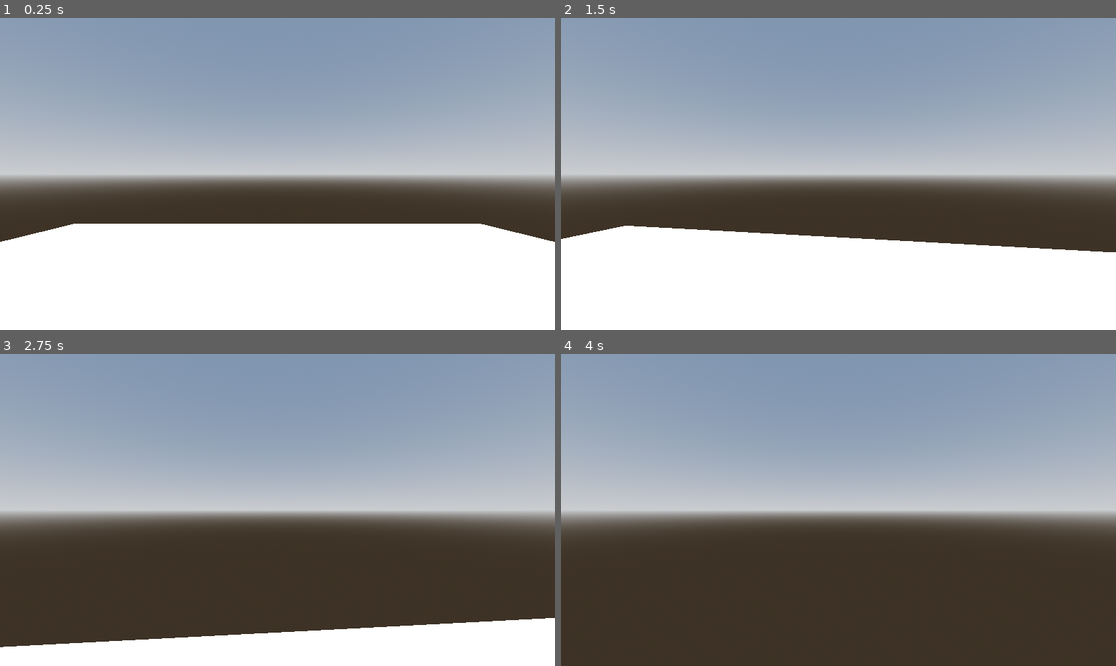
Above: before the commit, frames 1-4 (two rows, left to right).
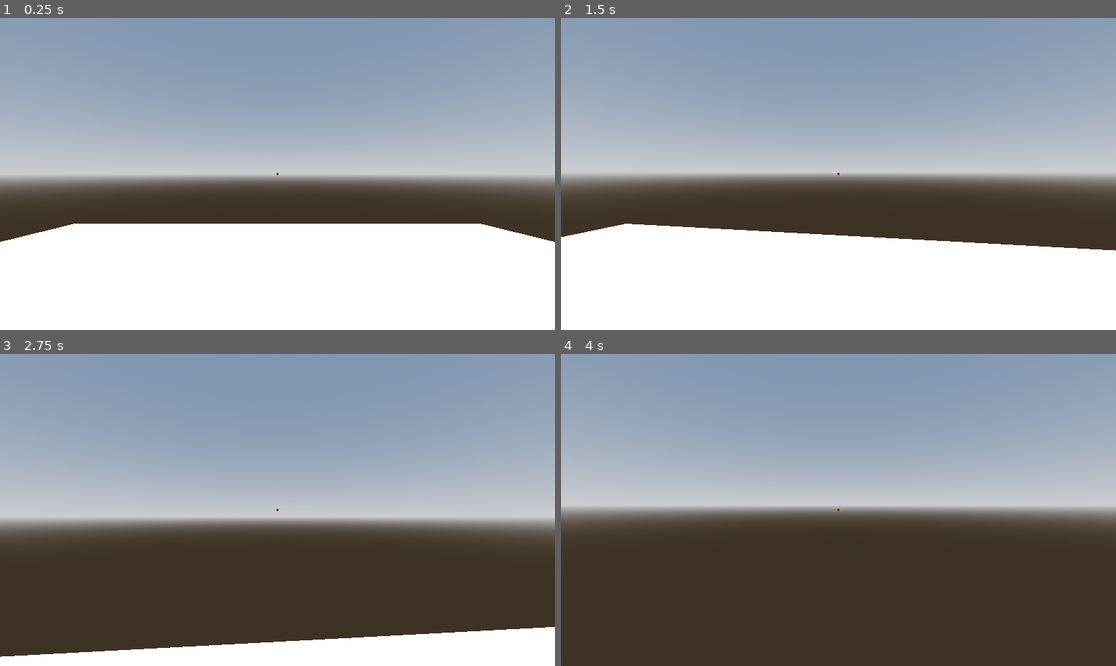
Above: after the commit, the same moments.

Repository: coolberry505/3d-shooter
Game: Godot game, scene res://world.tscn
The game is run twice, just before and just after one commit, with the same random seed, the same clock (stepped at 60 frames per second) and the same inputs.
Inputs (mouse positions are in pixels of both pictures, inside the frame that each line leads up to):
- Up to frame 1 (0.25 s): no input
- Up to frame 2 (1.5 s): tap Enter (ui_accept) at 0.5, 0.77 s; move the mouse to (866, 174) at 0.52 s; hold W (ui_up) from 0.53 s (still down); move the mouse to (810, 174) at 1.27 s
- Up to frame 3 (2.75 s): keep holding W (ui_up); tap Enter (ui_accept) at 1.52 s; move the mouse to (288, 503) at 2.02 s
- Up to frame 4 (4 s): keep holding W (ui_up); move the mouse to (832, 516) at 2.77 s; tap Enter (ui_accept) at 3.02, 3.5, 3.77 s; move the mouse to (877, 513) at 3.52 s

The runs differ from the first frame. In frame 1, less than 0.1% of the frame differs, in the area x 49-51%, y 49-51%; in frame 2, 1.2%; in frame 3, 8.5%, in the area x 0-100%, y 49-98%; in frame 4, 4.4%.
Error before the commit: Attempt to call function 'rotate_x' in base 'null instance' on a null instance. (res://player.gd:22)

Commit message:
Add files via upload

Diff:
--- a/player.gd
+++ b/player.gd
@@ -1,6 +1,5 @@
 extends CharacterBody3D
 
-# 1. Variables at the top
 const SPEED = 5.0
 const JUMP_VELOCITY = 4.5
 const SENSITIVITY = 0.003
@@ -8,33 +7,43 @@
 # Get the gravity from the project settings
 var gravity = ProjectSettings.get_setting("physics/3d/default_gravity")
 
-# 2. This runs when the game starts
 func _ready():
 	Input.set_mouse_mode(Input.MOUSE_MODE_CAPTURED)
 
-# 3. This handles mouse movement and ESC key
 func _unhandled_input(event):
 	if event is InputEventMouseMotion and Input.get_mouse_mode() == Input.MOUSE_MODE_CAPTURED:
 		# 1. Rotate the whole Player body LEFT/RIGHT
 		rotate_y(-event.relative.x * SENSITIVITY)
 
-		# 2. Rotate the HEAD node UP/DOWN (which carries the camera with it)
+		# 2. Rotate the HEAD node UP/DOWN (The Camera follows the Head)
+		# NOTE: We use $Head here because that is the name of your node
 		$Head.rotate_x(-event.relative.y * SENSITIVITY)
 
-		# 3. Clamp the HEAD rotation so you don't flip over
+		# 3. Clamp the HEAD rotation so you don't flip upside down
 		$Head.rotation.x = clamp($Head.rotation.x, deg_to_rad(-80), deg_to_rad(80))
-# 4. This handles physics (walking/gravity)
+
+	if event.is_action_pressed("ui_cancel"):
+		Input.set_mouse_mode(Input.MOUSE_MODE_VISIBLE)
+
+	if event is InputEventMouseButton and event.pressed:
+		Input.set_mouse_mode(Input.MOUSE_MODE_CAPTURED)
+
 func _physics_process(delta):
-	# Add the gravity
 	if not is_on_floor():
 		velocity.y -= gravity * delta
 
-	# Handle Jump
 	if Input.is_action_just_pressed("ui_accept") and is_on_floor():
 		velocity.y = JUMP_VELOCITY
 
-	# Get movement input (WASD / Arrows)
-	var input_dir = Input.get_vector("ui_left", "ui_right", "ui_up", "ui_down")
+	# Using Physical Keys for WASD
+	var input_dir = Vector2.ZERO
+	if Input.is_physical_key_pressed(KEY_W): input_dir.y -= 1
+	if Input.is_physical_key_pressed(KEY_S): input_dir.y += 1
+	if Input.is_physical_key_pressed(KEY_A): input_dir.x -= 1
+	if Input.is_physical_key_pressed(KEY_D): input_dir.x += 1
+
+	input_dir = input_dir.normalized()
+
 	var direction = (transform.basis * Vector3(input_dir.x, 0, input_dir.y)).normalized()
 
 	if direction:
--- a/world.tscn
+++ b/world.tscn
@@ -30,14 +30,34 @@
 use_collision = true
 size = Vector3(30, 1, 30)
 
-[node name="player" type="CharacterBody3D" parent="." unique_id=683628240]
+[node name="Player" type="CharacterBody3D" parent="." unique_id=683628240]
 transform = Transform3D(1, 0, 0, 0, 1, 0, 0, 0, 1, 0, 3, 0)
 script = ExtResource("1_f3sb7")
 
-[node name="CollisionShape3D" type="CollisionShape3D" parent="player" unique_id=699129662]
+[node name="CollisionShape3D" type="CollisionShape3D" parent="Player" unique_id=699129662]
 shape = SubResource("CapsuleShape3D_fj7yv")
 
-[node name="head" type="Node3D" parent="player" unique_id=578008225]
+[node name="Head" type="Node3D" parent="Player" unique_id=578008225]
 transform = Transform3D(1, 0, 0, 0, 1, 0, 0, 0, 1, 0, 1.5, 0)
 
-[node name="Camera3D" type="Camera3D" parent="player/head" unique_id=816020643]
+[node name="Camera3D" type="Camera3D" parent="Player/Head" unique_id=816020643]
+
+[node name="CanvasLayer" type="CanvasLayer" parent="Player" unique_id=504292071]
+
+[node name="CenterContainer" type="CenterContainer" parent="Player/CanvasLayer" unique_id=1615087241]
+anchors_preset = 8
+anchor_left = 0.5
+anchor_top = 0.5
+anchor_right = 0.5
+anchor_bottom = 0.5
+offset_left = -20.0
+offset_top = -20.0
+offset_right = 20.0
+offset_bottom = 20.0
+grow_horizontal = 2
+grow_vertical = 2
+
+[node name="ColorRect" type="ColorRect" parent="Player/CanvasLayer/CenterContainer" unique_id=1854155121]
+custom_minimum_size = Vector2(4, 4)
+layout_mode = 2
+color = Color(0.6640021, 0, 0.10907958, 1)
